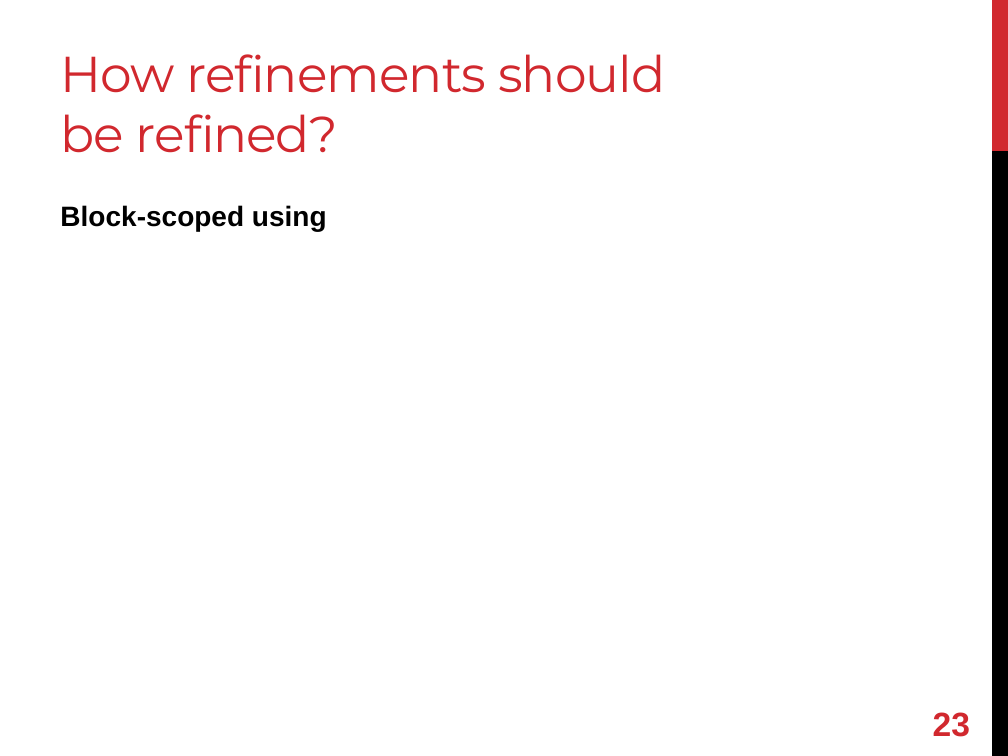
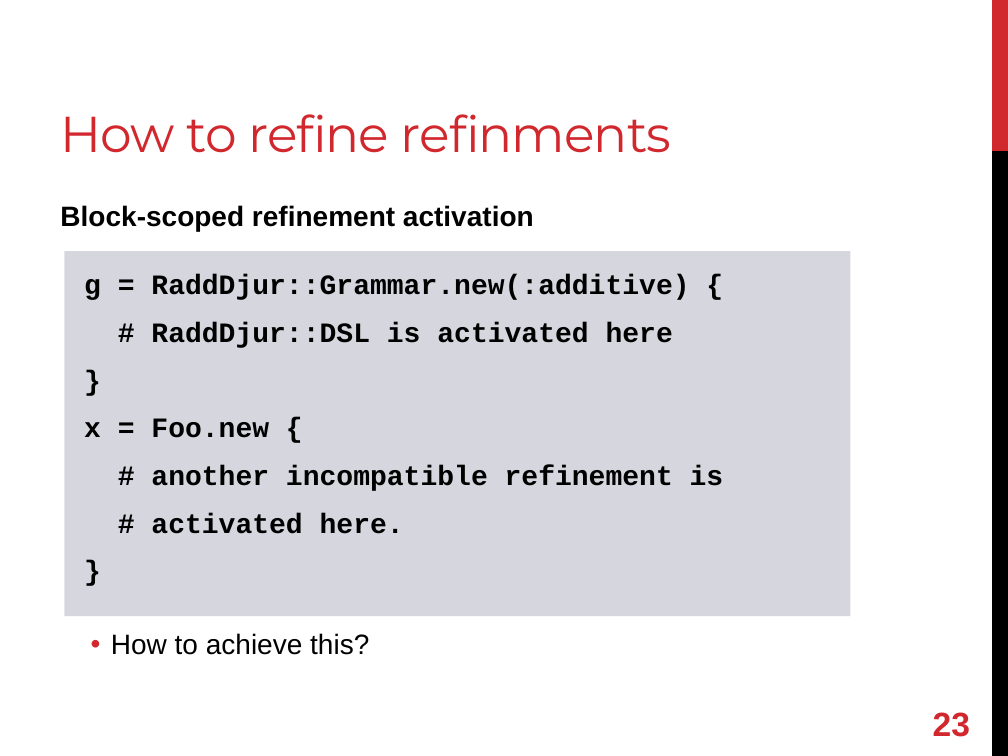
Before and after one commit to shugo/RubyKaigi2013, a slide deck: slide 24 of refining_refinements.pptx. Drawn at 1008x756 pixels with LibreOffice and Linux fonts; fonts in the diff are those of the drawing. Boxes give left, top, right and bottom in pixels: in the first picture for what was removed or moved away, otherwise in the second. Text is boxed around its words. In the diff, an @@ line names an element or a change of style, - is before the commit and + after.

```diff
--- a/refining_refinements.pptx
+++ b/refining_refinements.pptx
@@ title at box(60, 114, 671, 153): text changed @@
-How refinements should be refined?
+How to refine refinments
@@ text at box(60, 205, 534, 655): text changed @@
-Block-scoped using
+Block-scoped refinement activation
+  • How to achieve this?
@@ rectangle added at box(65, 251, 851, 616), fill #D6D7DE, 20 pt, text #000000, bold @@
+g = RaddDjur::Grammar.new(:additive) {
+# RaddDjur::DSL is activated here
+}
+x = Foo.new {
+# another incompatible refinement is
+# activated here.
+}
```
Also in this commit, not shown: 3 other slides changed, 3 slides added, 1 slide removed.
